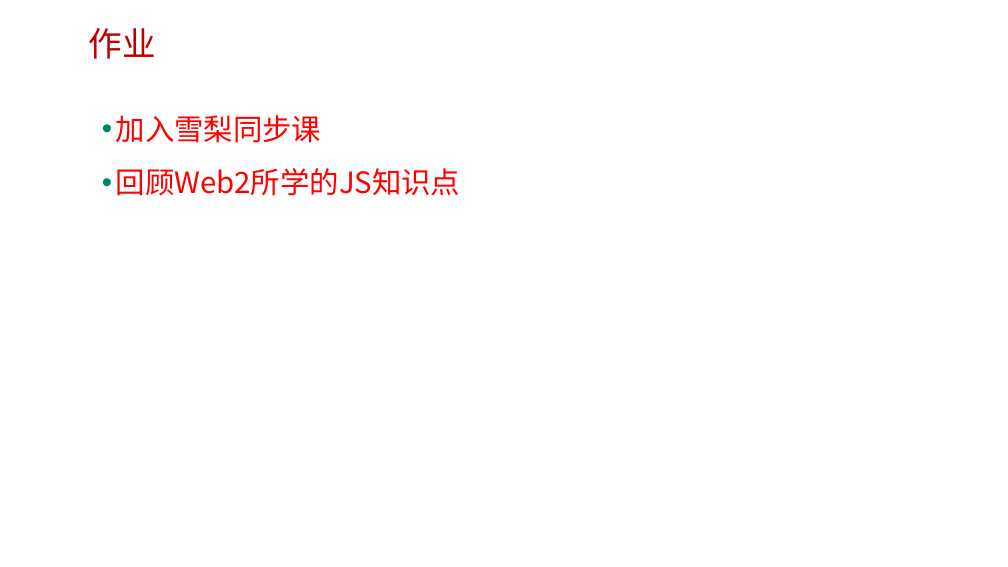
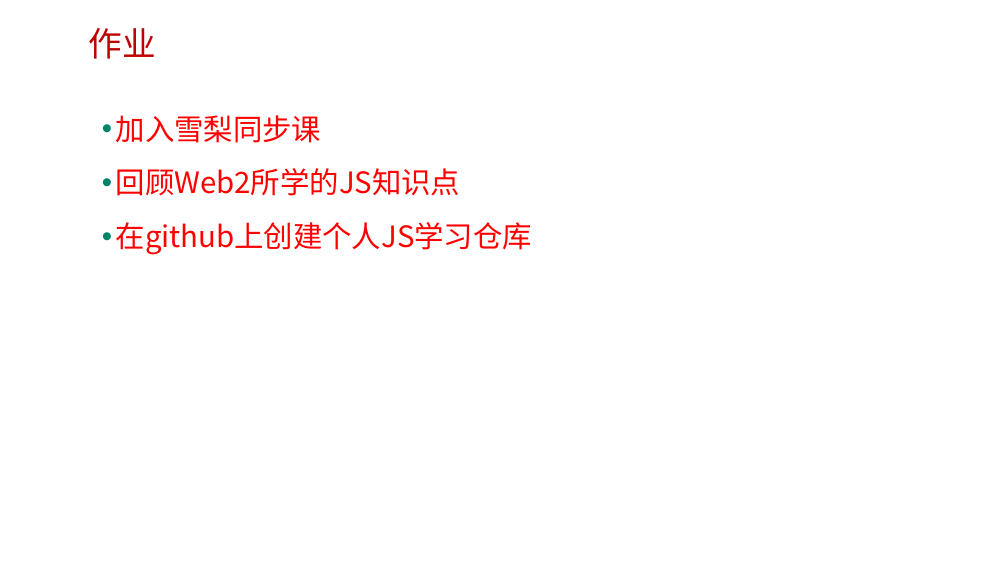
Before and after one commit to edu2act/course-javascript-advanced, a slide deck: slide 22 of 课程PPT/01.JavaScript发展历程及语言特点.pptx. Drawn at 1008x567 pixels with LibreOffice and Linux fonts; fonts in the diff are those of the drawing; background and template pictures are left out. Boxes give left, top, right and bottom in pixels: in the first picture for what was removed or moved away, otherwise in the second. Text is boxed around its words. In the diff, an @@ line names an element or a change of style, - is before the commit and + after.

```diff
--- a/课程PPT/01.JavaScript发展历程及语言特点.pptx
+++ b/课程PPT/01.JavaScript发展历程及语言特点.pptx
@@ text at [116,222,532,255]: paragraph added @@
+• 在github上创建个人JS学习仓库
```
Also in this commit, not shown: 4 other slides changed, 1 other file.
